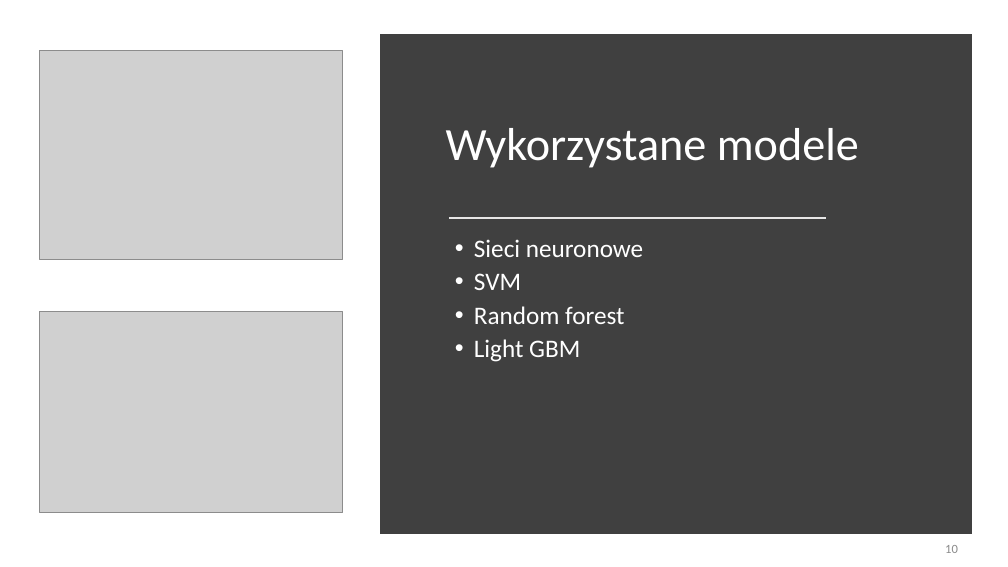
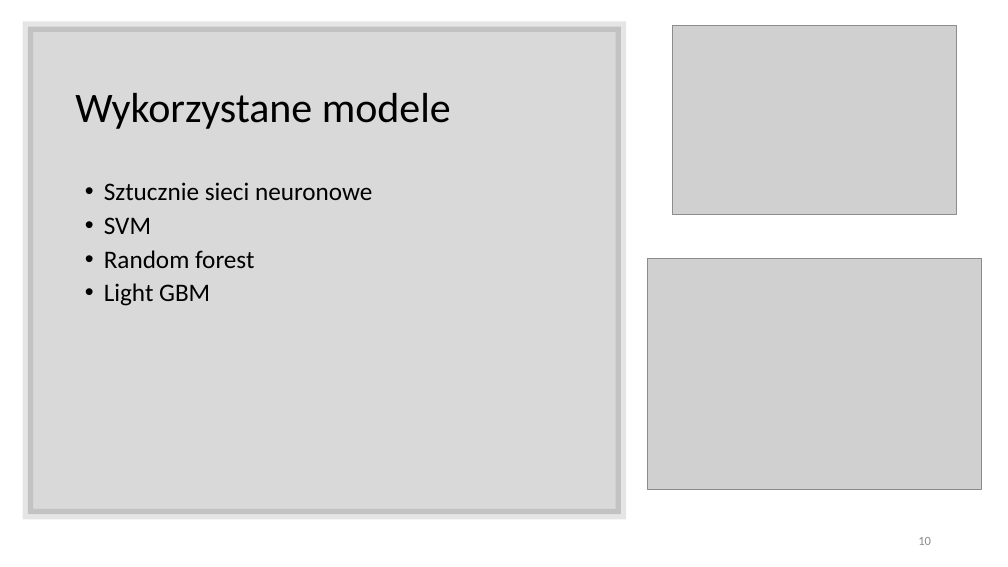
Before and after one commit to nikowis/ai-broker, a slide deck: slide 10 of docs/prezentacja-obrona.pptx. Drawn at 1008x567 pixels with LibreOffice and Linux fonts; fonts in the diff are those of the drawing; grey boxes stand for pictures. Boxes give left, top, right and bottom in pixels: in the first picture for what was removed or moved away, otherwise in the second. Text is boxed around its words. In the diff, an @@ line names an element or a change of style, - is before the commit and + after.

```diff
--- a/docs/prezentacja-obrona.pptx
+++ b/docs/prezentacja-obrona.pptx
@@ rectangle added at (x1=28, y1=26, x2=622, y2=514), fill #000000 at 15% opacity, outline #000000 10 pt @@
@@ picture resized from (x1=40, y1=312, x2=343, y2=513) to (x1=672, y1=26, x2=957, y2=215) @@
@@ text "Wykorzystane modele" moved from (x1=446, y1=128, x2=859, y2=168) to (x1=75, y1=93, x2=451, y2=129) @@
@@ text "Wykorzystane modele" at (x1=75, y1=93, x2=451, y2=129): size 44 to 40 pt, text colour #FFFFFF to #000000 @@
@@ rectangle removed at (x1=385, y1=39, x2=966, y2=529) @@
@@ text "Sztucznie sieci neuronowe" moved from (x1=474, y1=239, x2=643, y2=362) to (x1=104, y1=182, x2=372, y2=306) @@
@@ text at (x1=104, y1=182, x2=372, y2=200): text changed; text colour #FFFFFF to #000000 @@
-• Sieci neuronowe
+• Sztucznie sieci neuronowe
@@ text at (x1=104, y1=217, x2=254, y2=306): text colour #FFFFFF to #000000 in "SVM", "Random forest", "Light GBM" @@
@@ line removed from (449, 219) to (827, 219) @@
@@ picture resized from (x1=40, y1=51, x2=343, y2=260) to (x1=647, y1=259, x2=982, y2=489) @@
@@ page number moved from (x1=945, y1=545, x2=958, y2=553) to (x1=918, y1=537, x2=931, y2=545) @@
```
Also in this commit, not shown: 3 other slides changed, 3 slides added.
